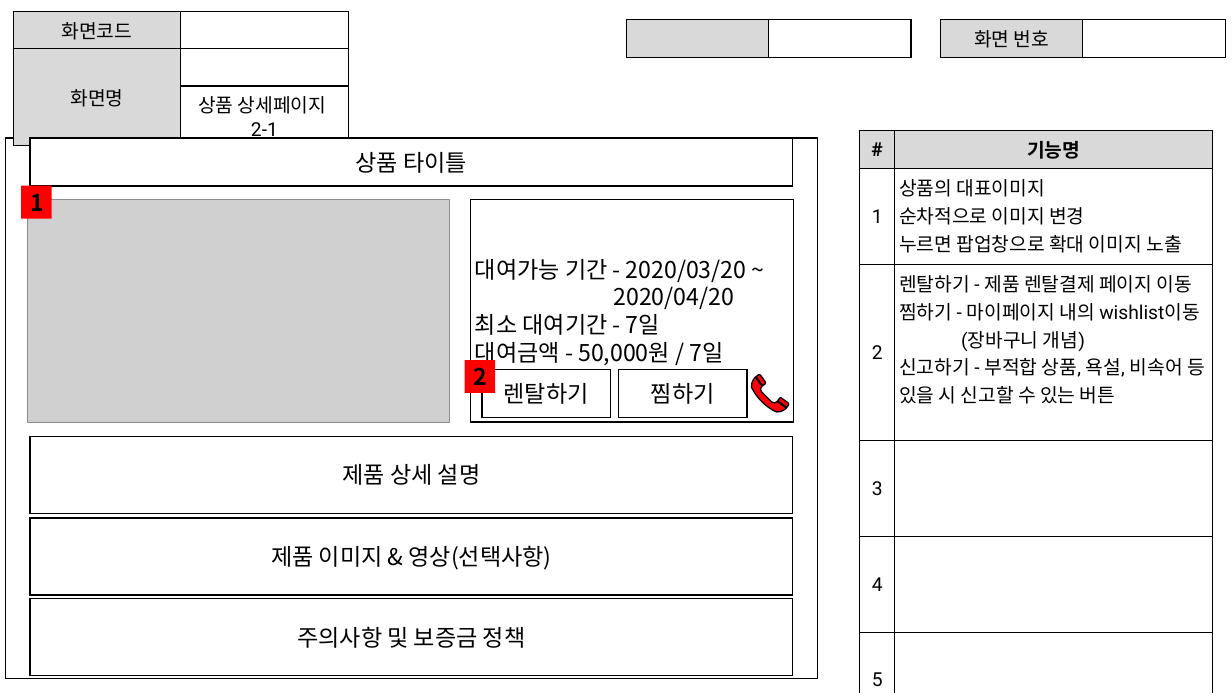
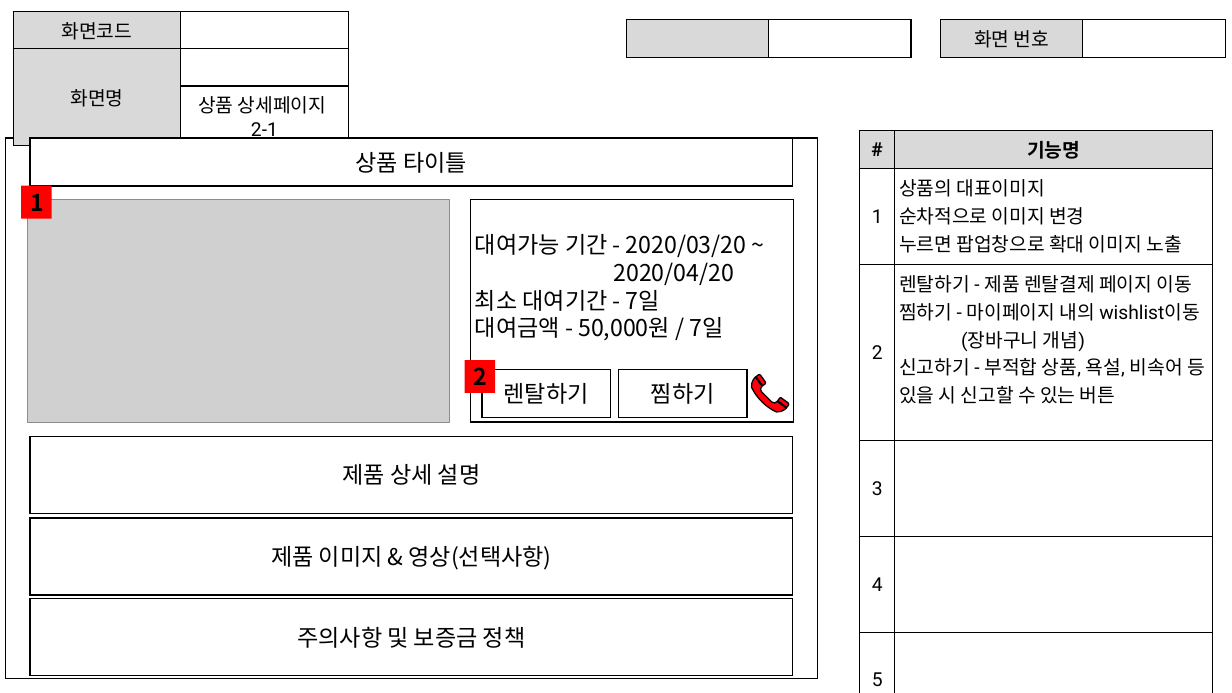
Before and after one commit to ezenteam2/RentalEquip, a slide deck: slide 8 of 0 발표용 파워포인트/project04 - 파워포인트 종합 - 용승.pptx. Drawn at 1232x693 pixels with LibreOffice and Linux fonts; fonts in the diff are those of the drawing; grey boxes stand for pictures. Boxes give left, top, right and bottom in pixels: in the first picture for what was removed or moved away, otherwise in the second. Text is boxed around its words. In the diff, an @@ line names an element or a change of style, - is before the commit and + after.

```diff
--- a/0 발표용 파워포인트/project04 - 파워포인트 종합 - 용승.pptx
+++ b/0 발표용 파워포인트/project04 - 파워포인트 종합 - 용승.pptx
@@ text "대여가능 기간 - 2020/03/20 ~": place and size @@
-text "대여가능 기간 - 2020/03/20 ~" at <box>475,259,747,367</box>
+text "대여가능 기간 - 2020/03/20 ~" at <box>475,234,747,340</box>
```
Also in this commit, not shown: 10 other slides changed.
